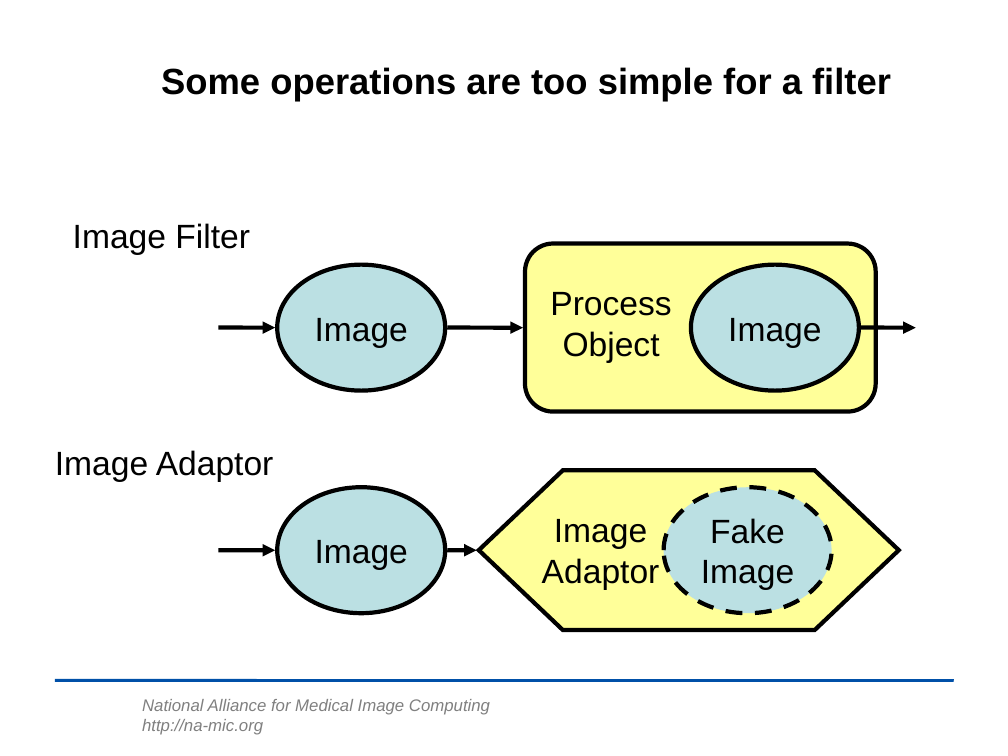
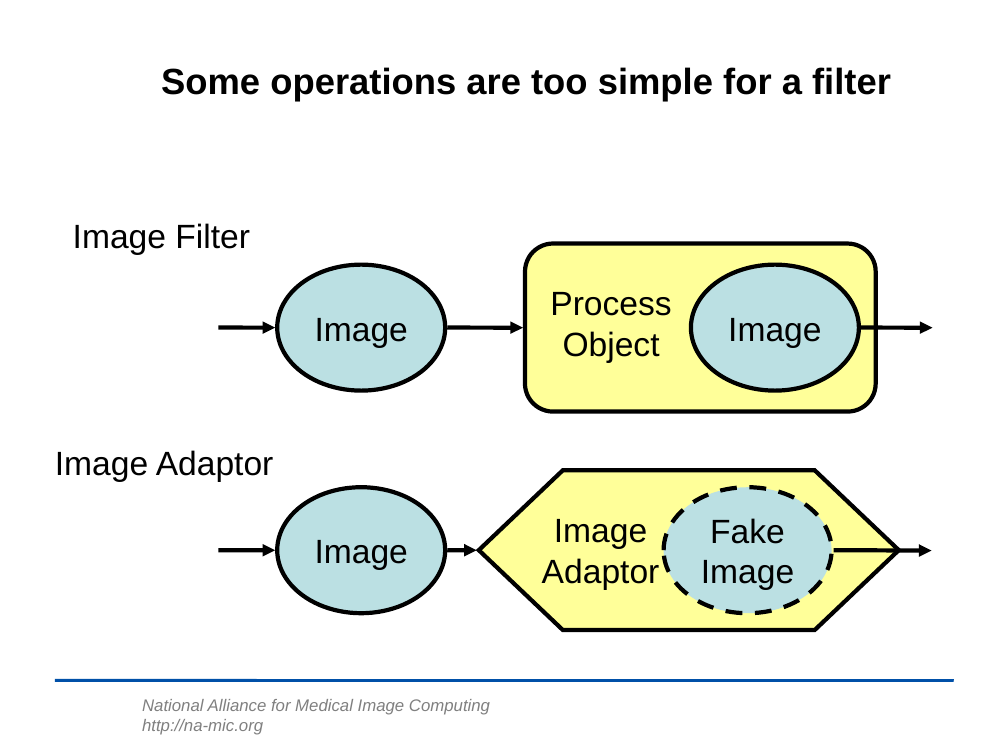
Before and after one commit to lheckemann/namic-sandbox, a slide deck: slide 35 of ITKAdvancedCourse/doc/presentations/Insight-DesignPatterns.ppt. Drawn at 1008x756 pixels with LibreOffice and Linux fonts; fonts in the diff are those of the drawing; background and template pictures are left out. Boxes give left, top, right and bottom in pixels: in the first picture for what was removed or moved away, otherwise in the second. Text is boxed around its words. In the diff, an @@ line names an element or a change of style, - is before the commit and + after.

```diff
--- a/ITKAdvancedCourse/doc/presentations/Insight-DesignPatterns.ppt
+++ b/ITKAdvancedCourse/doc/presentations/Insight-DesignPatterns.ppt
@@ arrow moved from (861, 328) - (915, 328) to (861, 328) - (932, 328) @@
@@ arrow added from (834, 550) to (931, 550), #000000 3 pt @@
```
Also in this commit, not shown: 2 other slides changed, 11 slides added.
